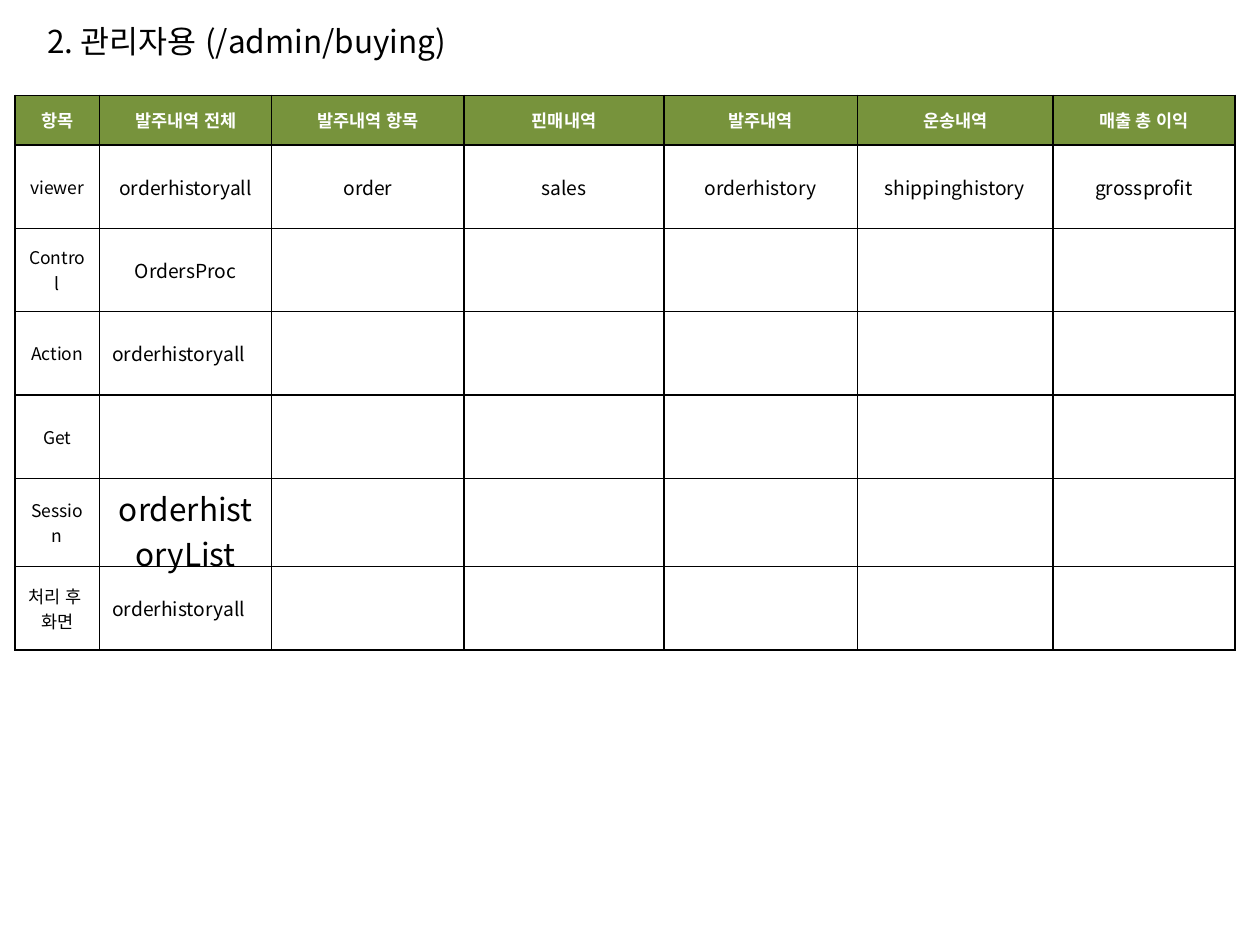
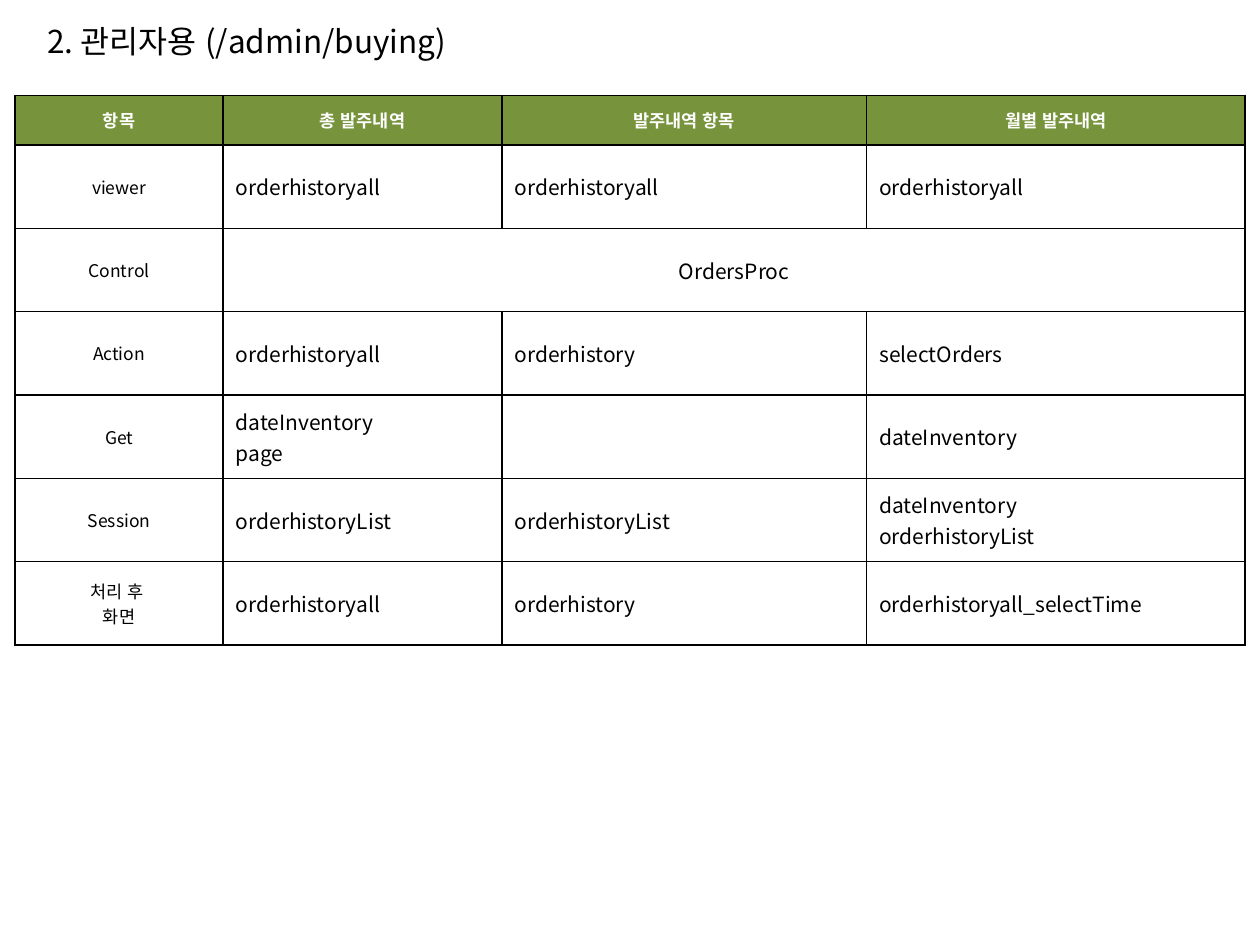
Before and after one commit to sec9590/Project_FullFillment, a slide deck: slide 2 of YellowContainer_MVC.pptx. Drawn at 1260x945 pixels with LibreOffice and Linux fonts; fonts in the diff are those of the drawing. Boxes give left, top, right and bottom in pixels: in the first picture for what was removed or moved away, otherwise in the second. Text is boxed around its words. In the diff, an @@ line names an element or a change of style, - is before the commit and + after.

```diff
--- a/YellowContainer_MVC.pptx
+++ b/YellowContainer_MVC.pptx
@@ table at <box>15,96,1245,645</box> @@
-column 2: 발주내역 전체 | orderhistoryall | OrdersProc | orderhistoryall |  | orderhistoryList | orderhistoryall
-column 3: 발주내역 항목 | order |  |  |  |  | 
-column 4: 핀매내역 | sales |  |  |  |  | 
-column 5: 발주내역 | orderhistory |  |  |  |  | 
-column 6: 운송내역 | shippinghistory |  |  |  |  | 
-column 7: 매출 총 이익 | grossprofit |  |  |  |  | 
+column 2: 총 발주내역 | orderhistoryall | OrdersProc | orderhistoryall | dateInventory / page | orderhistoryList | orderhistoryall
+column 3: 발주내역 항목 | orderhistoryall |  | orderhistory |  | orderhistoryList | orderhistory
+column 4: 월별 발주내역 | orderhistoryall |  | selectOrders | dateInventory | dateInventory / orderhistoryList | orderhistoryall_selectTime
@@ table: place and size @@
-table at <box>15,96,1236,650</box>
+table at <box>15,96,1245,645</box>
```
Also in this commit, not shown: 2 slides added, 3 other files.
